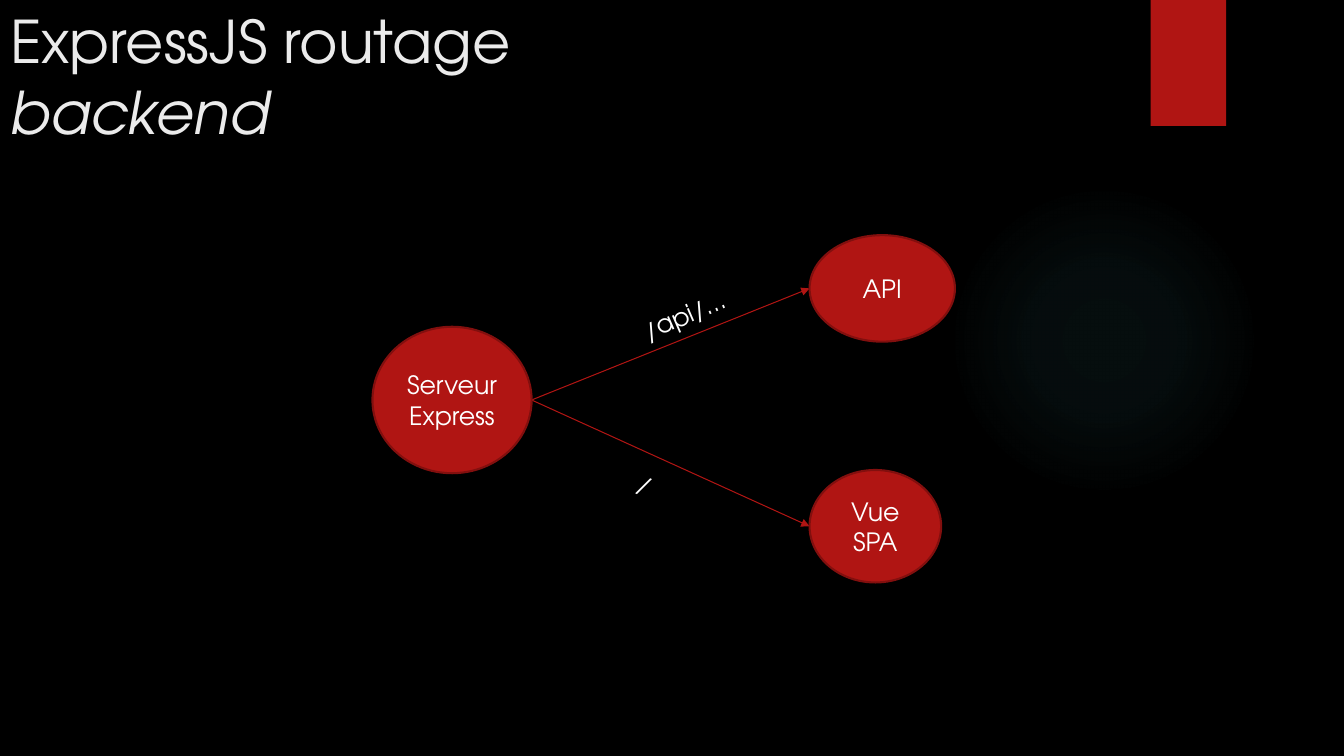
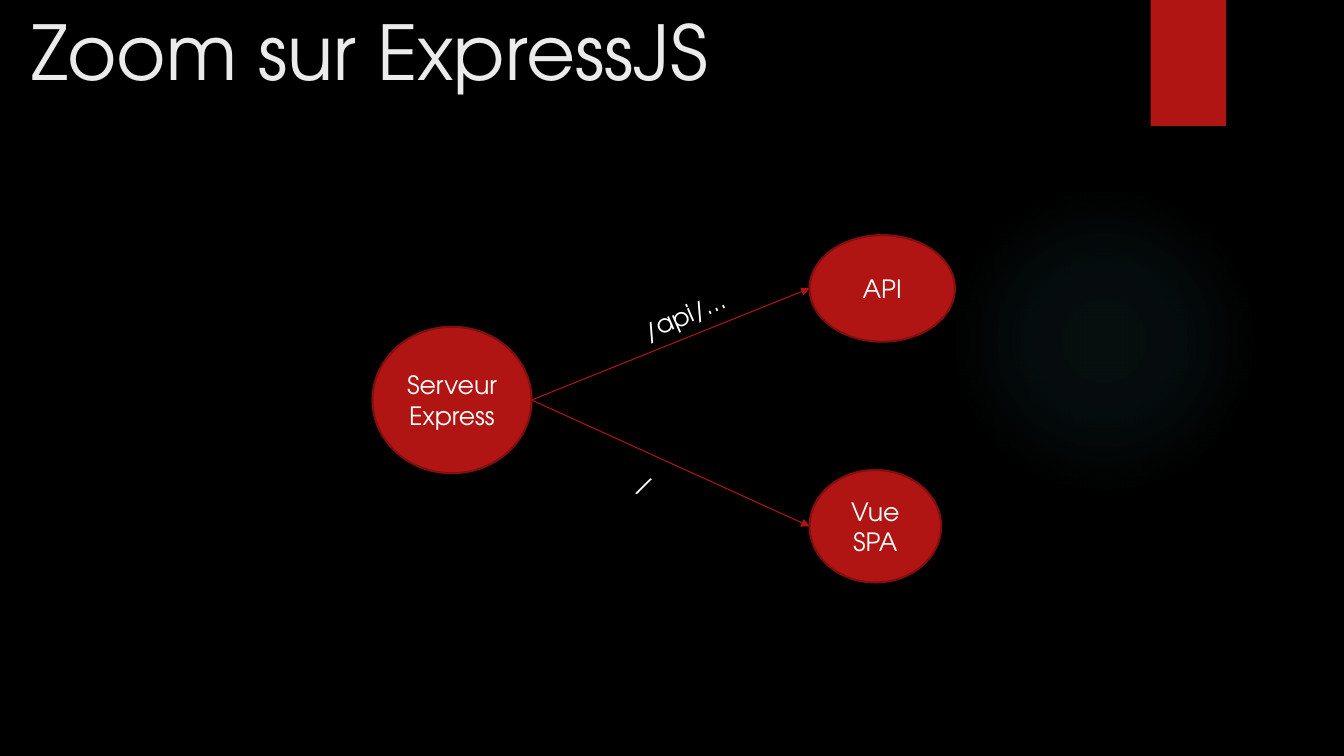
Before and after one commit to mbonjour/Shoot4Stats, a slide deck: slide 11 of Documentation/Défense/Shoot4stats.pptx (slide 3 before the commit). Drawn at 1344x756 pixels with LibreOffice and Linux fonts; fonts in the diff are those of the drawing; background and template pictures are left out. Boxes give left, top, right and bottom in pixels: in the first picture for what was removed or moved away, otherwise in the second. Text is boxed around its words. In the diff, an @@ line names an element or a change of style, - is before the commit and + after.

```diff
--- a/Documentation/Défense/Shoot4stats.pptx
+++ b/Documentation/Défense/Shoot4stats.pptx
@@ title at (31, 23, 708, 95): text changed; size 42 to 54 pt @@
-ExpressJS routage backend
+Zoom sur ExpressJS
```
Also in this commit, not shown: 9 other slides changed, 10 slides added, 2 slides removed, 1 other file.
